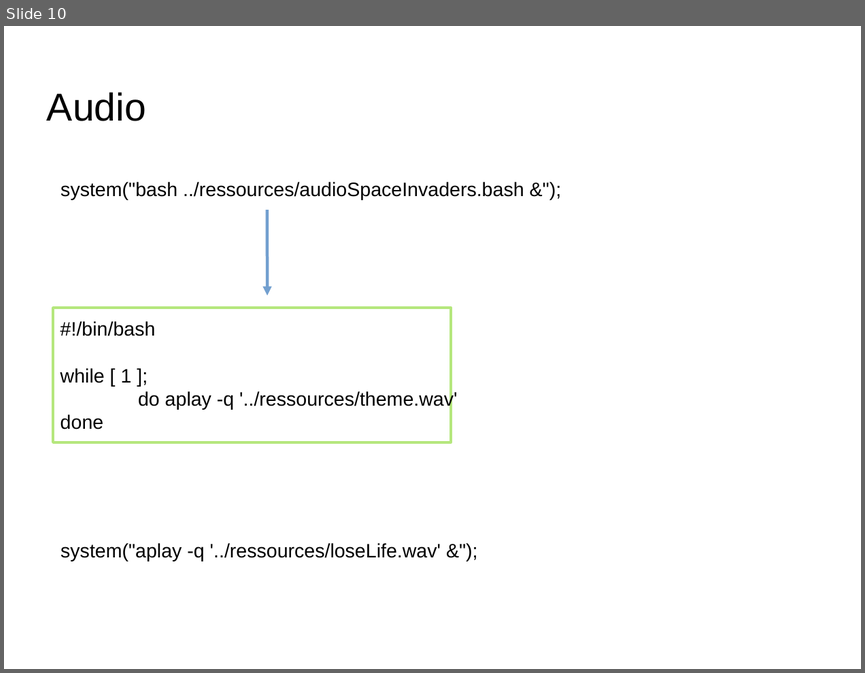
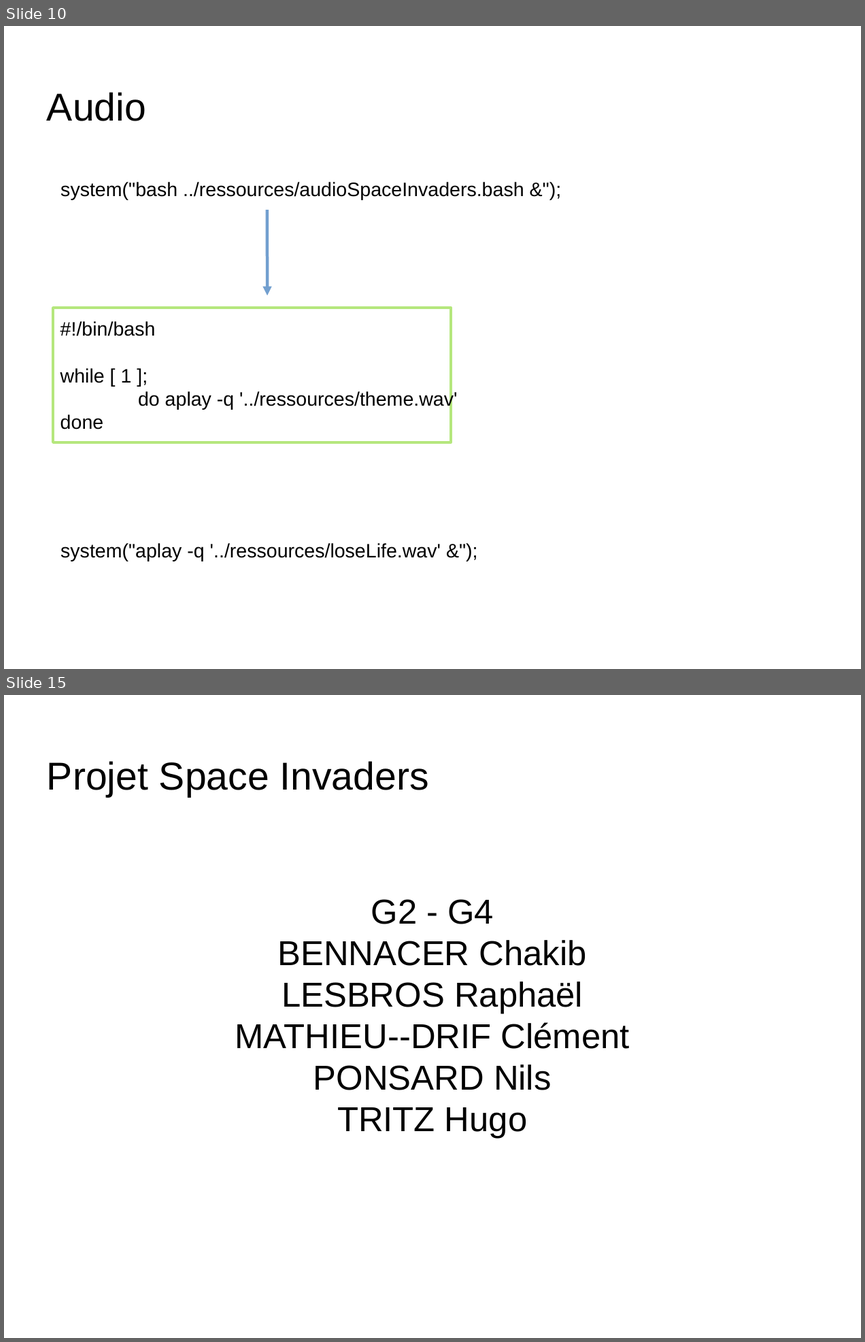
Before and after one commit to nponsard/G2_G4_Bennacer_Lesbros_MathieuDrif_Ponsard_Tritz, a slide deck: docs/Presentation.odp. Shown one above the other, each under a label of ours: slide 10 before the commit, slides 10 and 15 after it; the slides between them are not shown. The pictures are 865x673 and 865x1342 pixels, drawn with LibreOffice and Linux fonts; fonts in the diff are those of the drawing; background and template pictures are left out. Boxes give left, top, right and bottom in pixels: in the first picture for what was removed or moved away, otherwise in the second. Text is boxed around its words. In the diff, an @@ line names an element or a change of style, - is before the commit and + after.

```diff
--- a/docs/Presentation.odp
+++ b/docs/Presentation.odp
@@ slide 15 added at [4, 695, 861, 1338], background picture (left out) @@
@@ title added at [47, 761, 429, 797], 36 pt, text #000000 @@
+Projet Space Invaders
@@ subtitle added at [235, 899, 630, 1138], 32 pt, text #000000 @@
+G2 - G4
+BENNACER Chakib
+LESBROS Raphaël
+MATHIEU--DRIF Clément
+PONSARD Nils
+TRITZ Hugo
```
Also in this commit, not shown: 4 slides changed, 3 other slides added, 1 other file.
